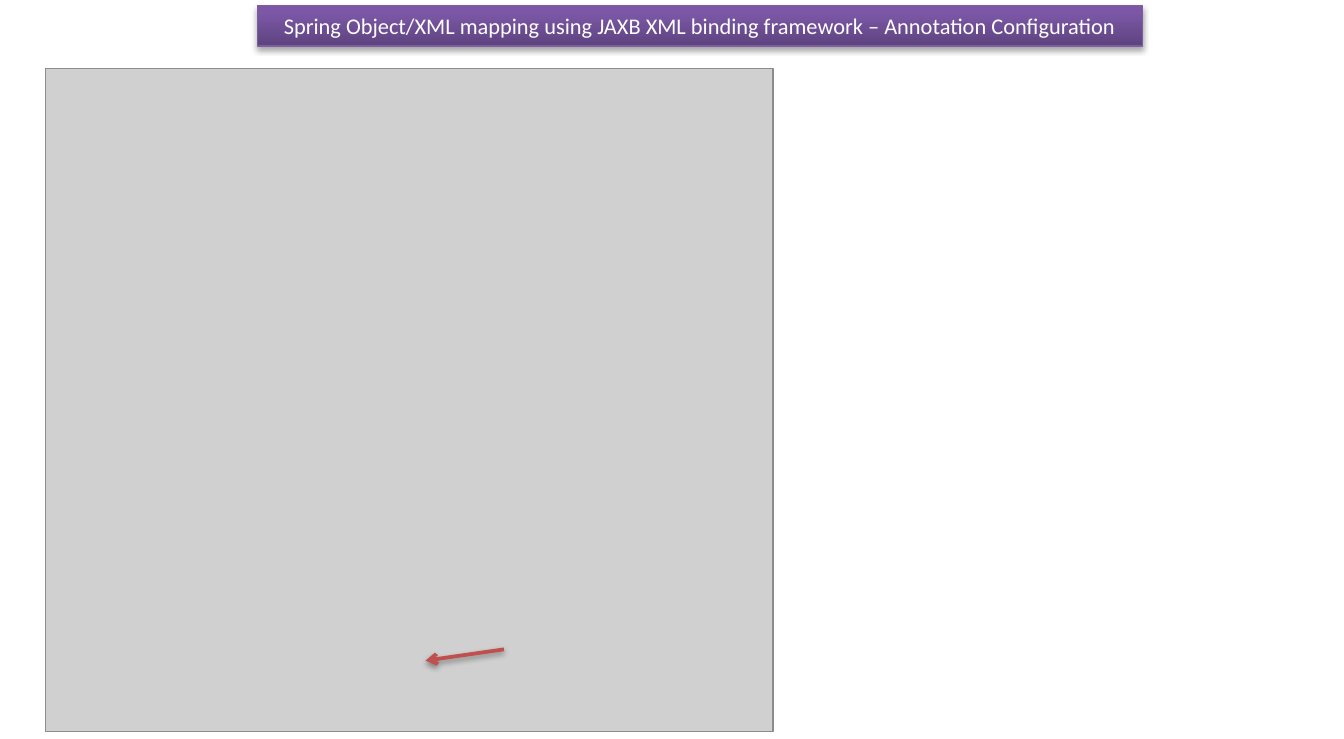
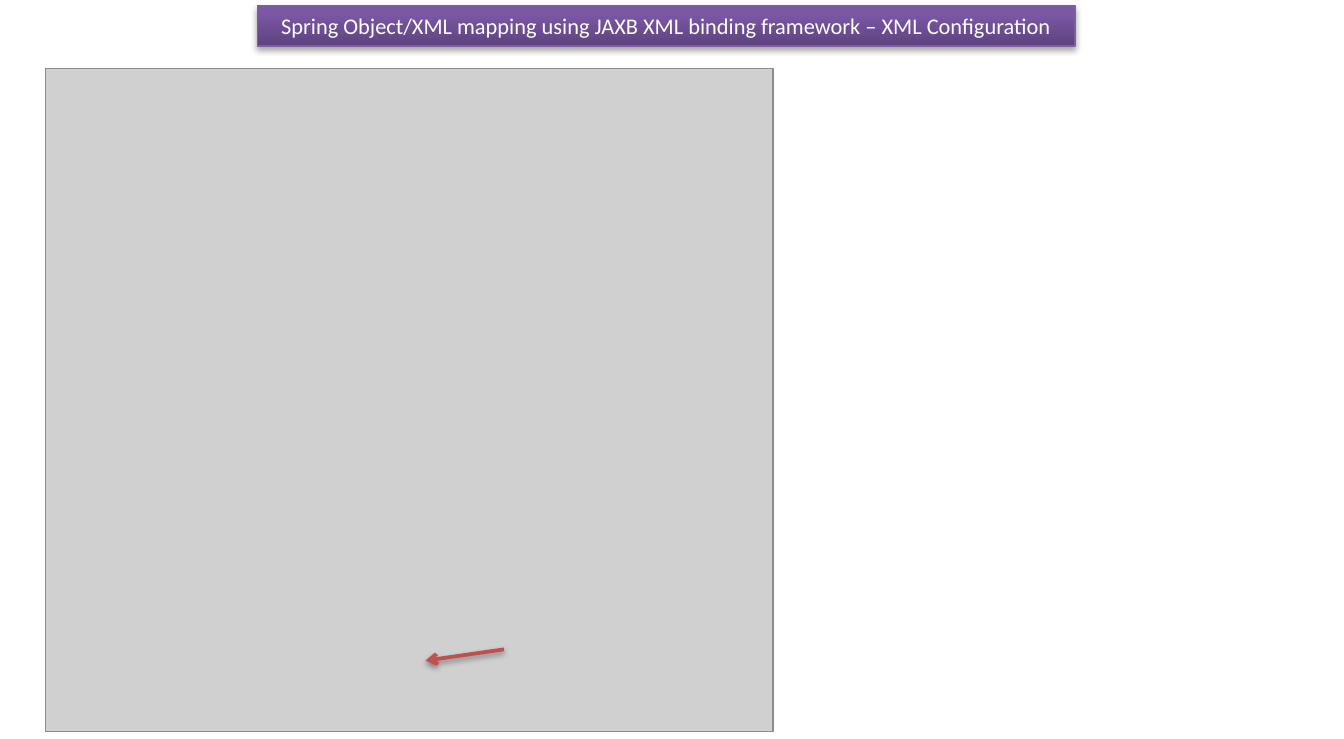
Before and after one commit to ramram43210/javaee, a slide deck: slide 2 of Later/Spring/14_Spring_Object_XML_Mapping/3/Spring Object XML mapping_jaxb_XML_Config.pptx. Drawn at 1344x739 pixels with LibreOffice and Linux fonts; fonts in the diff are those of the drawing; grey boxes stand for pictures. Boxes give left, top, right and bottom in pixels: in the first picture for what was removed or moved away, otherwise in the second. Text is boxed around its words. In the diff, an @@ line names an element or a change of style, - is before the commit and + after.

```diff
--- a/Later/Spring/14_Spring_Object_XML_Mapping/3/Spring Object XML mapping_jaxb_XML_Config.pptx
+++ b/Later/Spring/14_Spring_Object_XML_Mapping/3/Spring Object XML mapping_jaxb_XML_Config.pptx
@@ rectangle "Spring Object/XML mapping using JAXB ...": place and size @@
-rectangle "Spring Object/XML mapping using JAXB ..." at <box>258,5,1142,46</box>
+rectangle "Spring Object/XML mapping using JAXB ..." at <box>258,5,1075,46</box>
@@ text in rectangle at <box>281,18,1050,38</box>: text changed @@
-Spring Object/XML mapping using JAXB XML binding framework – Annotation Configuration
+Spring Object/XML mapping using JAXB XML binding framework – XML Configuration
```
Also in this commit, not shown: 6 other slides changed, 22 other files.
